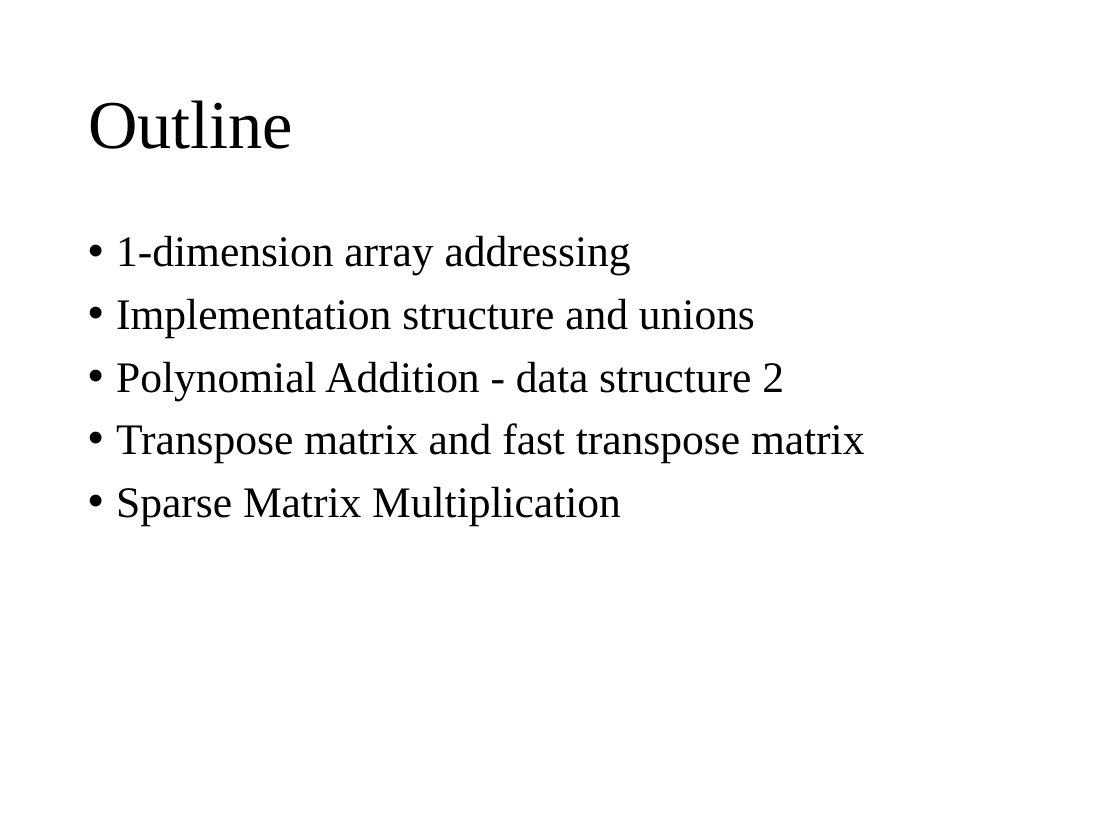
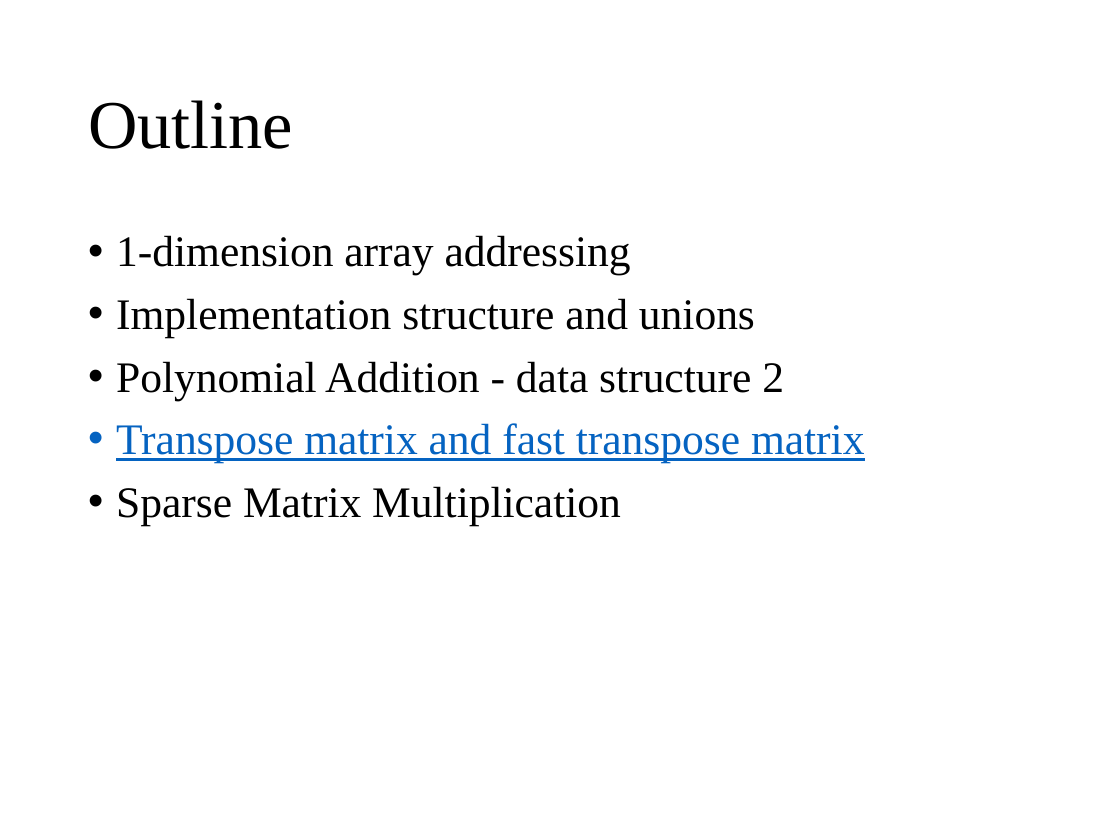
Before and after one commit to wangruxing/DataStructure, a slide deck: slide 2 of Chapter 2 Arrays & Structures/Chapter 2.pptx. Drawn at 1120x840 pixels with LibreOffice and Linux fonts; fonts in the diff are those of the drawing. Boxes give left, top, right and bottom in pixels: in the first picture for what was removed or moved away, otherwise in the second. Text is boxed around its words. In the diff, an @@ line names an element or a change of style, - is before the commit and + after.

```diff
--- a/Chapter 2 Arrays & Structures/Chapter 2.pptx
+++ b/Chapter 2 Arrays & Structures/Chapter 2.pptx
@@ text at box(116, 423, 865, 463): text colour #000000 to #0563C1, underline on in "Transpose matrix and fast transpose matrix" @@
```
Also in this commit, not shown: 4 other files.
